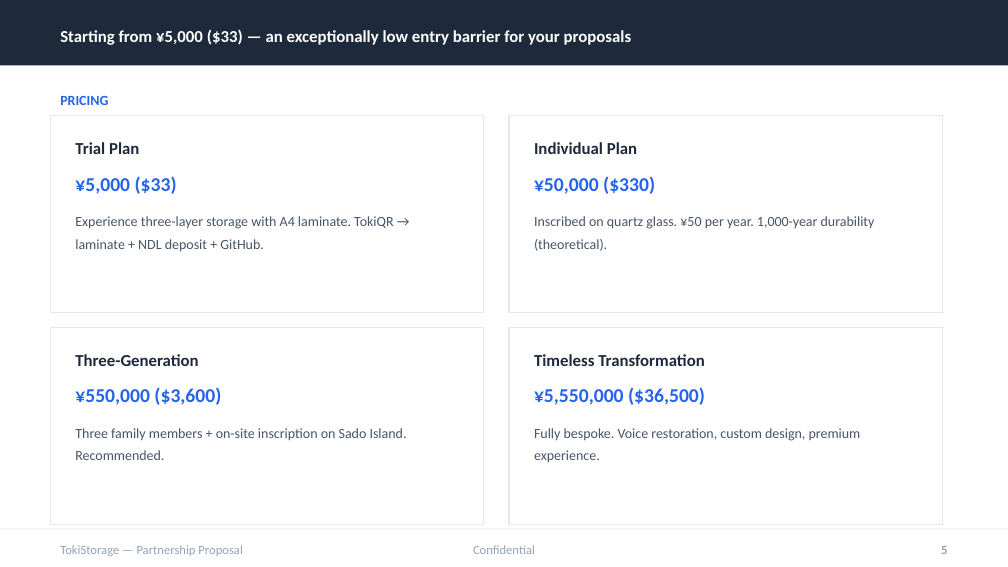
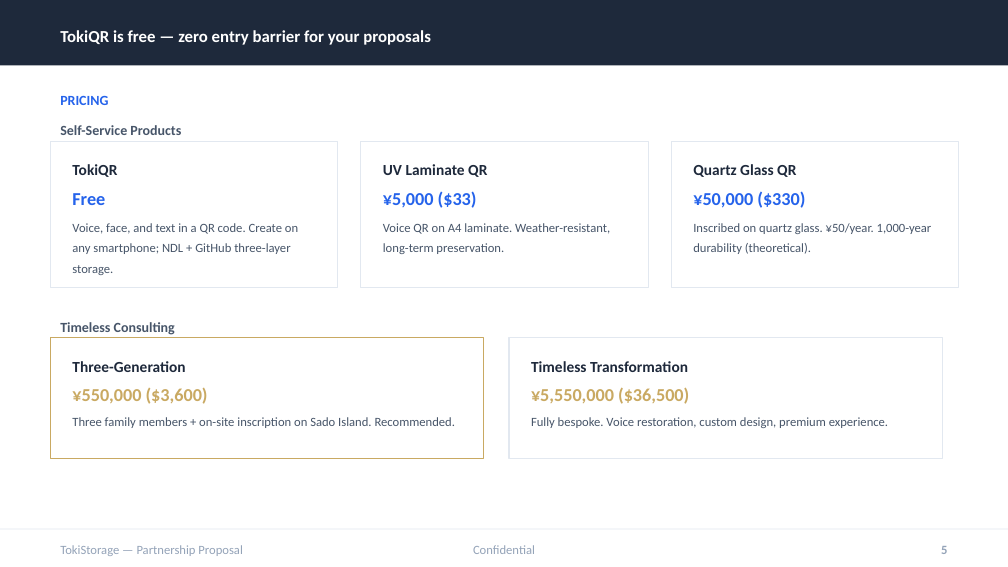
Before and after one commit to tokistorage/lp, a slide deck: slide 5 of tokistorage-partnership-deck-en.pptx. Drawn at 1008x567 pixels with LibreOffice and Linux fonts; fonts in the diff are those of the drawing. Boxes give left, top, right and bottom in pixels: in the first picture for what was removed or moved away, otherwise in the second. Text is boxed around its words. In the diff, an @@ line names an element or a change of style, - is before the commit and + after.

```diff
--- a/tokistorage-partnership-deck-en.pptx
+++ b/tokistorage-partnership-deck-en.pptx
@@ text at (x1=60, y1=30, x2=431, y2=45): text changed @@
-Starting from ¥5,000 ($33) — an exceptionally low entry barrier for your proposals
+TokiQR is free — zero entry barrier for your proposals
@@ rectangle resized from (x1=50, y1=116, x2=484, y2=312) to (x1=50, y1=141, x2=338, y2=287) @@
@@ text added at (x1=60, y1=125, x2=181, y2=135), 10 pt, text #475569, bold @@
+Self-Service Products
@@ text removed at (x1=75, y1=142, x2=139, y2=154) @@
-Trial Plan
@@ rectangle added at (x1=361, y1=141, x2=648, y2=287), fill #FFFFFF, outline #E2E8F0 0.75 pt @@
@@ text removed at (x1=534, y1=142, x2=637, y2=154) @@
-Individual Plan
@@ rectangle resized from (x1=509, y1=116, x2=942, y2=312) to (x1=671, y1=141, x2=959, y2=287) @@
@@ text added at (x1=72, y1=164, x2=117, y2=177), 11 pt, text #1E293B, bold @@
+TokiQR
@@ text "¥5,000 ($33)" at (x1=383, y1=191, x2=477, y2=208): size 14 to 13 pt @@
@@ text "¥5,000 ($33)" moved from (x1=75, y1=176, x2=177, y2=194) to (x1=383, y1=191, x2=477, y2=208) @@
@@ text added at (x1=383, y1=164, x2=487, y2=177), 11 pt, text #1E293B, bold @@
+UV Laminate QR
@@ text "¥50,000 ($330)" moved from (x1=534, y1=176, x2=655, y2=194) to (x1=693, y1=191, x2=805, y2=208) @@
@@ text "¥50,000 ($330)" at (x1=693, y1=191, x2=805, y2=208): size 14 to 13 pt @@
@@ text added at (x1=693, y1=164, x2=796, y2=177), 11 pt, text #1E293B, bold @@
+Quartz Glass QR
@@ text added at (x1=72, y1=193, x2=105, y2=205), 13 pt, text #2563EB, bold @@
+Free
@@ text added at (x1=72, y1=223, x2=298, y2=275), 9 pt, text #475569 @@
+Voice, face, and text in a QR code. Create on any smartphone; NDL + GitHub three-layer storage.
@@ text removed at (x1=75, y1=216, x2=393, y2=252) @@
-Experience three-layer storage with A4 laminate. TokiQR → laminate + NDL deposit + GitHub.
@@ text added at (x1=383, y1=223, x2=610, y2=254), 9 pt, text #475569 @@
+Voice QR on A4 laminate. Weather-resistant, long-term preservation.
@@ text at (x1=693, y1=223, x2=932, y2=254): text changed; size 10 to 9 pt @@
-Inscribed on quartz glass. ¥50 per year. 1,000-year durability (theoretical).
+Inscribed on quartz glass. ¥50/year. 1,000-year durability (theoretical).
@@ text added at (x1=60, y1=322, x2=175, y2=335), 10 pt, text #475569, bold @@
+Timeless Consulting
@@ rectangle resized from (x1=50, y1=328, x2=484, y2=524) to (x1=50, y1=338, x2=484, y2=459) @@
@@ rectangle at (x1=50, y1=338, x2=484, y2=459): outline #E2E8F0 0.75 pt to #C9A962 0.75 pt @@
@@ text "Three-Generation" moved from (x1=75, y1=354, x2=198, y2=366) to (x1=72, y1=361, x2=185, y2=372) @@
@@ text "Three-Generation" at (x1=72, y1=361, x2=185, y2=372): size 12 to 11 pt @@
@@ rectangle resized from (x1=509, y1=328, x2=942, y2=524) to (x1=509, y1=338, x2=942, y2=459) @@
@@ text "Timeless Transformation" at (x1=531, y1=361, x2=688, y2=372): size 12 to 11 pt @@
@@ text "Timeless Transformation" moved from (x1=534, y1=354, x2=705, y2=366) to (x1=531, y1=361, x2=688, y2=372) @@
@@ text "¥550,000 ($3,600)" at (x1=72, y1=388, x2=208, y2=404): size 14 to 13 pt, text colour #2563EB to #C9A962 @@
@@ text "¥5,550,000 ($36,500)" at (x1=531, y1=387, x2=689, y2=404): size 14 to 13 pt, text colour #2563EB to #C9A962 @@
@@ text "Three family members + on-site ..." moved from (x1=75, y1=428, x2=407, y2=460) to (x1=72, y1=417, x2=456, y2=428) @@
@@ text "Three family members + on-site ..." at (x1=72, y1=417, x2=456, y2=428): size 10 to 9 pt @@
@@ text "Fully bespoke. Voice restoration, custom ..." at (x1=531, y1=417, x2=888, y2=428): size 10 to 9 pt @@
@@ text "Fully bespoke. Voice restoration, custom ..." moved from (x1=534, y1=428, x2=861, y2=463) to (x1=531, y1=417, x2=888, y2=428) @@
```
Also in this commit, not shown: 1 other slide changed, 4 other files.
